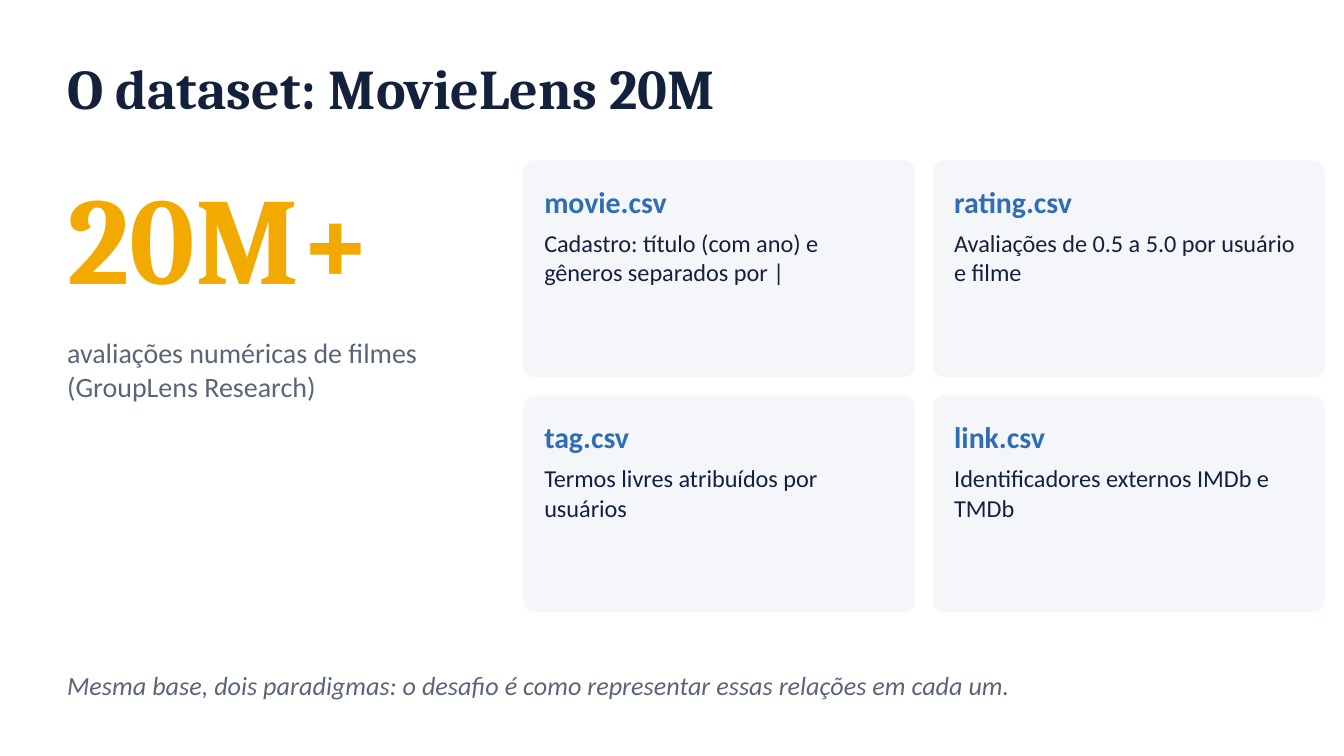
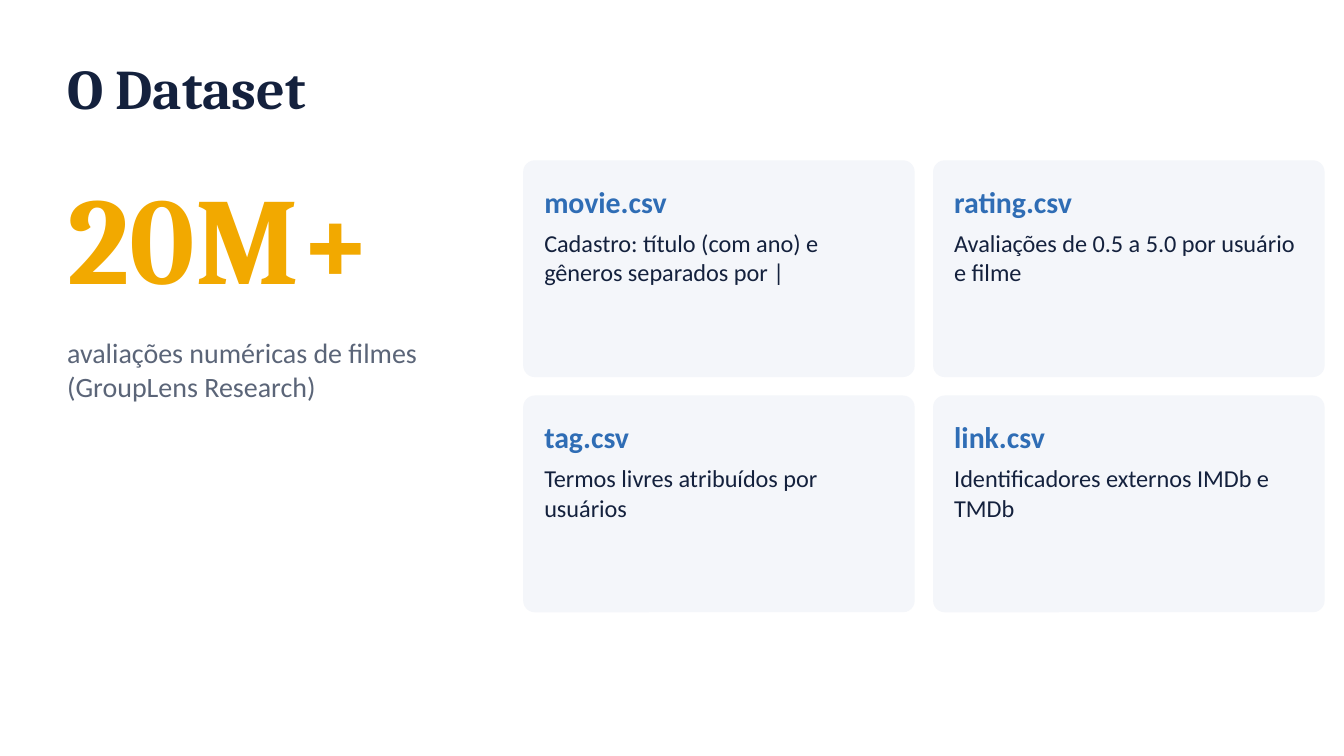
Before and after one commit to FineiasAntonio/BancoDeDados, a slide deck: slide 2 of docs/apresentacao.pptx (slide 3 before the commit). Drawn at 1344x756 pixels with LibreOffice and Linux fonts; fonts in the diff are those of the drawing. Boxes give left, top, right and bottom in pixels: in the first picture for what was removed or moved away, otherwise in the second. Text is boxed around its words. In the diff, an @@ line names an element or a change of style, - is before the commit and + after.

```diff
--- a/docs/apresentacao.pptx
+++ b/docs/apresentacao.pptx
@@ text at (67, 71, 306, 110): text changed @@
-O dataset: MovieLens 20M
+O Dataset
@@ text removed at (67, 677, 1010, 700) @@
-Mesma base, dois paradigmas: o desafio é como representar essas relações em cada um.
```
Also in this commit, not shown: 5 other slides changed, 1 slide added, 10 slides removed, 1 other file.
